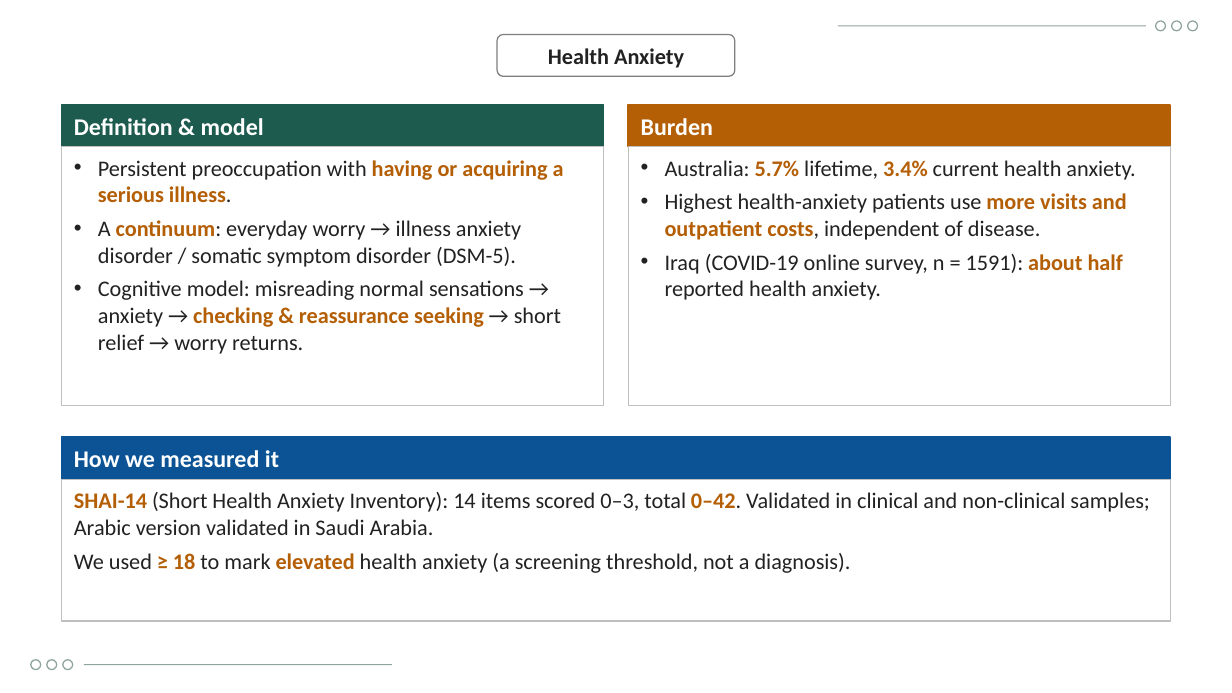
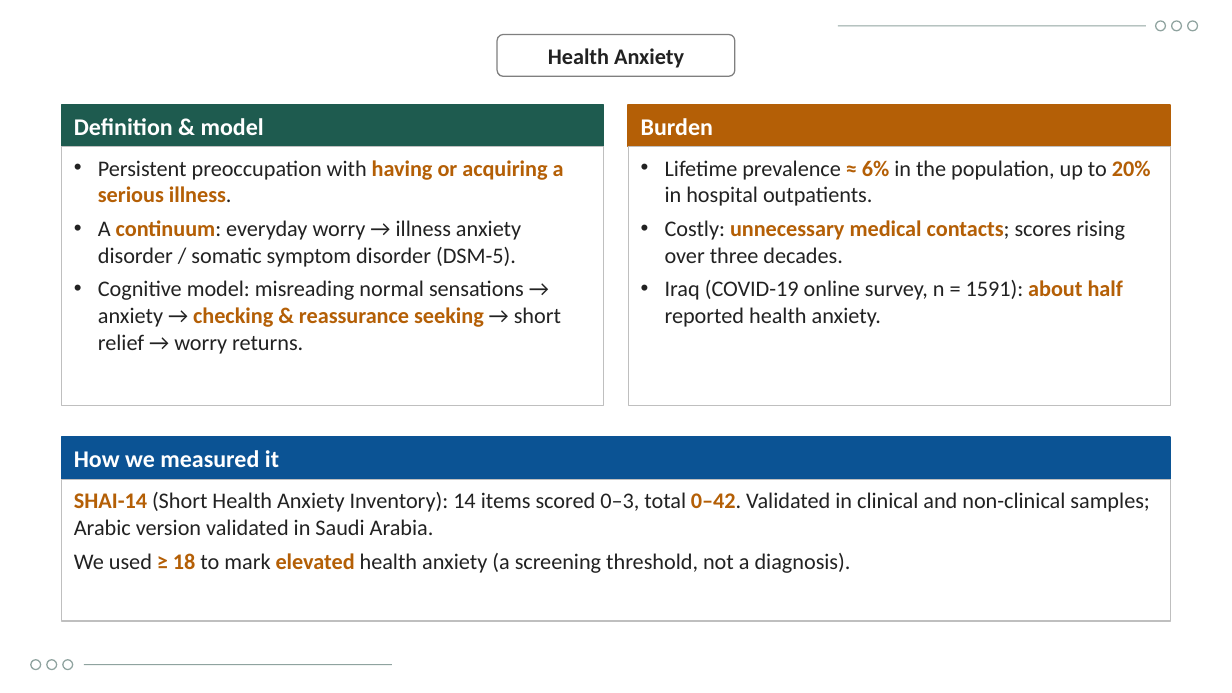
Before and after one commit to Yaseen279/History-Exam, a slide deck: slide 5 of research/output/study/Defence_Presentation_UOBCOM.pptx. Drawn at 1232x693 pixels with LibreOffice and Linux fonts; fonts in the diff are those of the drawing; background and template pictures are left out. Boxes give left, top, right and bottom in pixels: in the first picture for what was removed or moved away, otherwise in the second. Text is boxed around its words. In the diff, an @@ line names an element or a change of style, - is before the commit and + after.

```diff
--- a/research/output/study/Defence_Presentation_UOBCOM.pptx
+++ b/research/output/study/Defence_Presentation_UOBCOM.pptx
@@ text at (665,160,1151,263): text changed @@
-• Australia: 5.7% lifetime, 3.4% current health anxiety.
-• Highest health-anxiety patients use more visits and outpatient costs, independent of disease.
+• Lifetime prevalence ≈ 6% in the population, up to 20% in hospital outpatients.
+• Costly: unnecessary medical contacts; scores rising over three decades.
```
Also in this commit, not shown: 10 other files.
